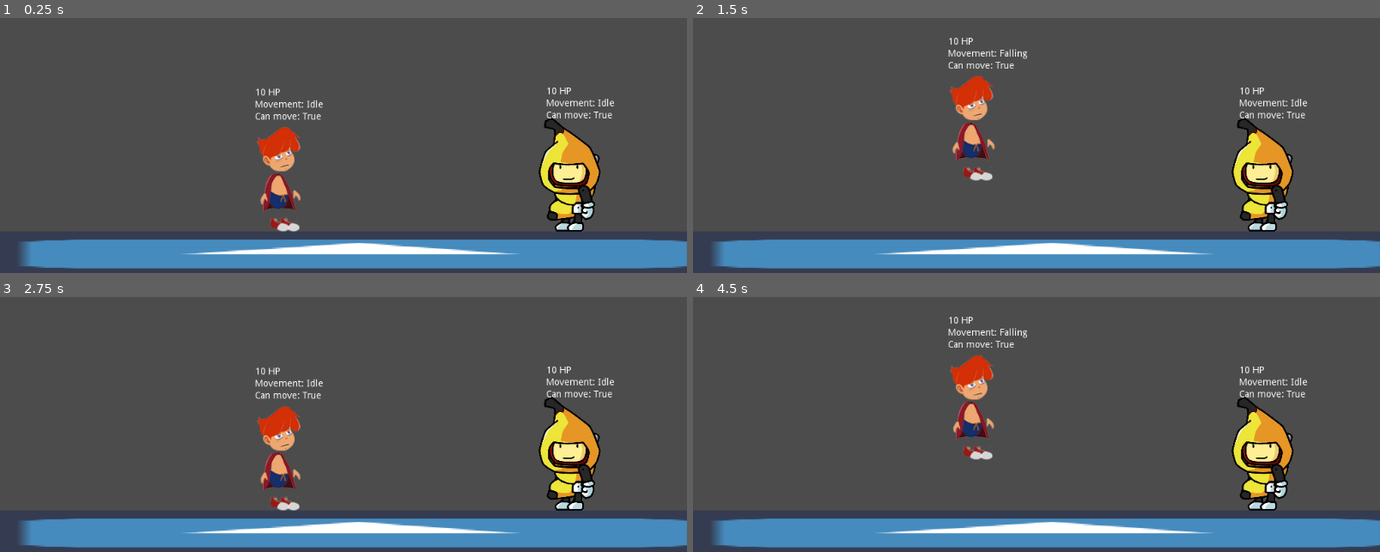
Above: before the commit, frames 1-4 (two rows, left to right).
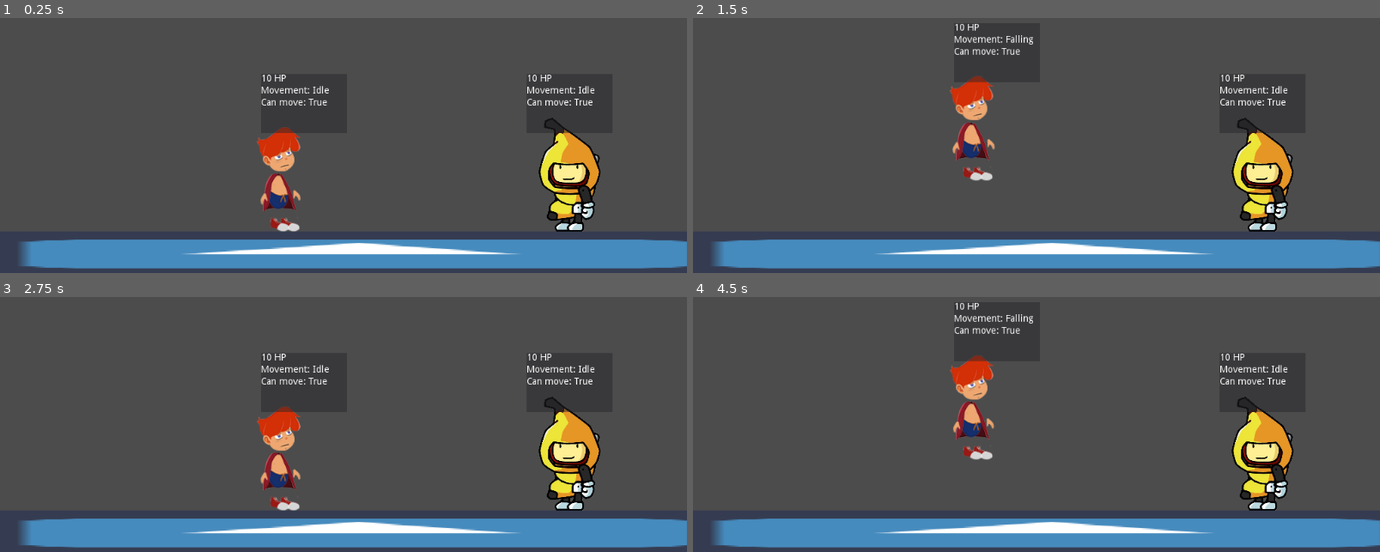
Above: after the commit, the same moments.

Repository: stranker/WizardAndCookies_Godot
Game: Godot game, scene res://Scenes/TestMap.tscn
Two runs of this game, one before a commit and one after it. Both use one fixed random seed, a clock stepped at 60 frames per second and the inputs below. This scene is started directly instead of the project's main scene. The engine's default icon, where the game draws it, is replaced by a stand-in: a white triangle on a blue panel in a dark square.
Inputs:
- Up to frame 1 (0.25 s): no input
- Up to frame 2 (1.5 s): tap Enter at 0.5 s; tap Space at 1.25 s
- Up to frame 3 (2.75 s): no input
- Up to frame 4 (4.5 s): tap Enter at 2.75 s; tap Space at 4.25 s

The runs differ from the first frame. In frame 1, 1.1% of the frame differs, in the area x 37-90%, y 22-46%; in frame 2, 1.2%, in the area x 37-90%, y 2-46%; in frame 3, 1.1%; in frame 4, 1.2%.

Commit message:
Add fire effect visual on player

Diff:
--- /dev/null
+++ b/Objects/Spells/Effects/FireEffect/FireEffect.tres
@@ -0,0 +1,11 @@
+[gd_resource type="Resource" load_steps=2 format=2]
+
+[ext_resource path="res://Objects/Spells/EffectData.gd" type="Script" id=1]
+
+[resource]
+script = ExtResource( 1 )
+e_name = "Fire Effect"
+e_damage = 3.0
+e_time = 0.5
+e_repeat_count = 0
+e_type = 0
--- /dev/null
+++ b/Objects/Spells/Effects/FireEffect/FireEffectWizard.tscn
@@ -0,0 +1,119 @@
+[gd_scene load_steps=15 format=2]
+
+[ext_resource path="res://Objects/Spells/Effects/FireEffect/FireEffect.png" type="Texture" id=1]
+[ext_resource path="res://Objects/Particles/FadedCircle.png" type="Texture" id=2]
+[ext_resource path="res://Objects/Particles/FadedCircleOutlined.png" type="Texture" id=3]
+
+[sub_resource type="Gradient" id=1]
+offsets = PoolRealArray( 0, 0.0993789, 0.322981, 0.776398, 1 )
+colors = PoolColorArray( 1, 1, 1, 0, 1, 1, 1, 1, 1, 0.684448, 0.140625, 1, 0.960938, 0.29302, 0.138885, 1, 0.203922, 0.0666667, 0.0352941, 0 )
+
+[sub_resource type="GradientTexture" id=2]
+gradient = SubResource( 1 )
+
+[sub_resource type="Curve" id=3]
+_data = [ Vector2( 0, 0.427273 ), 0.0, 0.325252, 0, 0, Vector2( 1, 0 ), -0.139394, 0.0, 0, 0 ]
+
+[sub_resource type="CurveTexture" id=4]
+curve = SubResource( 3 )
+
+[sub_resource type="ParticlesMaterial" id=5]
+lifetime_randomness = 1.0
+emission_shape = 1
+emission_sphere_radius = 23.59
+flag_disable_z = true
+direction = Vector3( 0, -1, 0 )
+spread = 180.0
+gravity = Vector3( 0, 0, 0 )
+initial_velocity = 209.8
+initial_velocity_random = 0.52
+orbit_velocity = 1.0
+orbit_velocity_random = 0.0
+linear_accel = 100.0
+scale = 0.01
+scale_random = 0.1
+scale_curve = SubResource( 4 )
+color_ramp = SubResource( 2 )
+
+[sub_resource type="Gradient" id=6]
+offsets = PoolRealArray( 0, 0.0993789, 0.322981, 0.515528, 1 )
+colors = PoolColorArray( 1, 1, 1, 0, 1, 1, 1, 1, 1, 0.684448, 0.140625, 1, 0.960938, 0.29302, 0.138885, 1, 0.203922, 0.0666667, 0.0352941, 0 )
+
+[sub_resource type="GradientTexture" id=7]
+gradient = SubResource( 6 )
+
+[sub_resource type="CurveTexture" id=11]
+curve = SubResource( 3 )
+
+[sub_resource type="ParticlesMaterial" id=8]
+lifetime_randomness = 0.49
+emission_shape = 1
+emission_sphere_radius = 50.0
+flag_disable_z = true
+direction = Vector3( 0, -1, 0 )
+spread = 0.0
+gravity = Vector3( 0, 0, 0 )
+initial_velocity = 116.52
+initial_velocity_random = 1.0
+orbit_velocity = 0.0
+orbit_velocity_random = 0.0
+scale = 0.1
+scale_random = 0.1
+scale_curve = SubResource( 11 )
+color_ramp = SubResource( 7 )
+anim_speed = 128.0
+
+[sub_resource type="Animation" id=9]
+resource_name = "Idle"
+tracks/0/type = "value"
+tracks/0/path = NodePath("Sprite:modulate")
+tracks/0/interp = 1
+tracks/0/loop_wrap = true
+tracks/0/imported = false
+tracks/0/enabled = true
+tracks/0/keys = {
+"times": PoolRealArray( 0, 0.2, 0.4, 0.6, 0.8, 1 ),
+"transitions": PoolRealArray( 1, 1, 1, 1, 1, 1 ),
+"update": 0,
+"values": [ Color( 1, 1, 1, 0.239216 ), Color( 1, 1, 1, 0.662745 ), Color( 1, 1, 1, 0.239216 ), Color( 1, 1, 1, 0.662745 ), Color( 1, 1, 1, 0.239216 ), Color( 1, 1, 1, 0.662745 ) ]
+}
+
+[sub_resource type="Animation" id=10]
+length = 0.001
+tracks/0/type = "value"
+tracks/0/path = NodePath("Sprite:modulate")
+tracks/0/interp = 1
+tracks/0/loop_wrap = true
+tracks/0/imported = false
+tracks/0/enabled = true
+tracks/0/keys = {
+"times": PoolRealArray( 0 ),
+"transitions": PoolRealArray( 1 ),
+"update": 0,
+"values": [ Color( 1, 1, 1, 1 ) ]
+}
+
+[node name="FireEffectWizard" type="Node2D"]
+
+[node name="Sprite" type="Sprite" parent="."]
+scale = Vector2( 0.5, 0.5 )
+texture = ExtResource( 1 )
+
+[node name="FireParticles" type="Particles2D" parent="."]
+visible = false
+amount = 20
+process_material = SubResource( 5 )
+texture = ExtResource( 2 )
+
+[node name="FireParticles2" type="Particles2D" parent="."]
+position = Vector2( -4, 33 )
+amount = 10
+lifetime = 2.0
+speed_scale = 2.0
+randomness = 1.0
+process_material = SubResource( 8 )
+texture = ExtResource( 3 )
+
+[node name="Anim" type="AnimationPlayer" parent="."]
+anims/Idle = SubResource( 9 )
+anims/RESET = SubResource( 10 )
--- a/Objects/Spells/Melee/Hammerfall/HammerFall.tscn
+++ b/Objects/Spells/Melee/Hammerfall/HammerFall.tscn
@@ -5,7 +5,7 @@
 [ext_resource path="res://Objects/Spells/SpellData.gd" type="Script" id=3]
 [ext_resource path="res://Objects/Spells/SpellInfo.tscn" type="PackedScene" id=4]
 [ext_resource path="res://Objects/Spells/Effects/StunEffect.tres" type="Resource" id=5]
-[ext_resource path="res://Objects/Spells/Effects/FireEffect.tres" type="Resource" id=6]
+[ext_resource path="res://Objects/Spells/Effects/FireEffect/FireEffect.tres" type="Resource" id=6]
 
 [sub_resource type="Resource" id=4]
 script = ExtResource( 3 )
--- a/Objects/Test/Misc/PlayerUIDebug.tscn
+++ b/Objects/Test/Misc/PlayerUIDebug.tscn
@@ -13,49 +13,59 @@
 "_edit_use_anchors_": false
 }
 
-[node name="VBC" type="VBoxContainer" parent="CanvasLayer/Anchor"]
-margin_left = -35.0
-margin_top = -21.0
-margin_right = 35.0
-margin_bottom = 19.0
+[node name="Panel" type="Panel" parent="CanvasLayer/Anchor"]
+self_modulate = Color( 1, 1, 1, 0.47451 )
+margin_left = -64.0
+margin_top = -40.0
+margin_right = 64.0
+margin_bottom = 48.0
+grow_horizontal = 2
+grow_vertical = 2
 __meta__ = {
 "_edit_use_anchors_": false
 }
 
-[node name="Health" type="Label" parent="CanvasLayer/Anchor/VBC"]
-margin_right = 70.0
+[node name="VBC" type="VBoxContainer" parent="CanvasLayer/Anchor/Panel"]
+anchor_right = 1.0
+anchor_bottom = 1.0
+__meta__ = {
+"_edit_use_anchors_": false
+}
+
+[node name="Health" type="Label" parent="CanvasLayer/Anchor/Panel/VBC"]
+margin_right = 128.0
 margin_bottom = 14.0
 __meta__ = {
 "_edit_use_anchors_": false
 }
 
-[node name="MovementState" type="Label" parent="CanvasLayer/Anchor/VBC"]
+[node name="MovementState" type="Label" parent="CanvasLayer/Anchor/Panel/VBC"]
 margin_top = 18.0
-margin_right = 70.0
+margin_right = 128.0
 margin_bottom = 32.0
 __meta__ = {
 "_edit_use_anchors_": false
 }
 
-[node name="CanMove" type="Label" parent="CanvasLayer/Anchor/VBC"]
+[node name="CanMove" type="Label" parent="CanvasLayer/Anchor/Panel/VBC"]
 margin_top = 36.0
-margin_right = 70.0
+margin_right = 128.0
 margin_bottom = 50.0
 __meta__ = {
 "_edit_use_anchors_": false
 }
 
-[node name="AttackingState" type="Label" parent="CanvasLayer/Anchor/VBC"]
+[node name="AttackingState" type="Label" parent="CanvasLayer/Anchor/Panel/VBC"]
 margin_top = 54.0
-margin_right = 70.0
+margin_right = 128.0
 margin_bottom = 68.0
 __meta__ = {
 "_edit_use_anchors_": false
 }
 
-[node name="EffectState" type="Label" parent="CanvasLayer/Anchor/VBC"]
+[node name="EffectState" type="Label" parent="CanvasLayer/Anchor/Panel/VBC"]
 margin_top = 72.0
-margin_right = 70.0
+margin_right = 128.0
 margin_bottom = 86.0
 __meta__ = {
 "_edit_use_anchors_": false
--- a/Objects/Wizards/Utility/EffectsController.gd
+++ b/Objects/Wizards/Utility/EffectsController.gd
@@ -4,6 +4,7 @@
 var active_effects : Array = []
 
 onready var wizard : Wizard = get_parent()
+onready var fire_effect : Node2D = $FireEffectWizard
 
 signal on_effects_update(effects)
 
@@ -31,12 +32,23 @@
 	effect.call_deferred("initialize", effect_data, wizard)
 	effect.connect("effect_end", self, "on_effect_end")
 	active_effects.append(effect)
+	set_visual_effect_active(effect_data.e_type)
+	pass
+
+func set_visual_effect_active(effect_type : int):
+	match effect_type:
+		SpellManager.EffectType.FIRE:
+			fire_effect.visible = true
+		SpellManager.EffectType.ICE:
+			pass
+		SpellManager.EffectType.STUN:
+			pass
 	pass
 
 func on_effect_end(effect : Effect):
 	match effect.get_type():
 		SpellManager.EffectType.FIRE:
-			pass
+			fire_effect.visible = false
 		SpellManager.EffectType.ICE:
 			wizard.set_can_move(true)
 		SpellManager.EffectType.STUN:
--- a/Objects/Wizards/Utility/EffectsController.tscn
+++ b/Objects/Wizards/Utility/EffectsController.tscn
@@ -1,6 +1,10 @@
-[gd_scene load_steps=2 format=2]
+[gd_scene load_steps=3 format=2]
 
 [ext_resource path="res://Objects/Wizards/Utility/EffectsController.gd" type="Script" id=1]
+[ext_resource path="res://Objects/Spells/Effects/FireEffect/FireEffectWizard.tscn" type="PackedScene" id=2]
 
 [node name="EffectsController" type="Node2D"]
 script = ExtResource( 1 )
+
+[node name="FireEffectWizard" parent="." instance=ExtResource( 2 )]
+visible = false
--- a/Objects/Wizards/WizardUI.gd
+++ b/Objects/Wizards/WizardUI.gd
@@ -3,11 +3,11 @@
 export var debug_text : bool = true
 
 onready var anchor : Control = $CanvasLayer/Anchor
-onready var health_label : Label = $CanvasLayer/Anchor/VBC/Health
-onready var movement_state : Label = $CanvasLayer/Anchor/VBC/MovementState
-onready var can_move_label : Label = $CanvasLayer/Anchor/VBC/CanMove
-onready var attacking_state : Label = $CanvasLayer/Anchor/VBC/AttackingState
-onready var effect_state : Label = $CanvasLayer/Anchor/VBC/EffectState
+onready var health_label : Label = $CanvasLayer/Anchor/Panel/VBC/Health
+onready var movement_state : Label = $CanvasLayer/Anchor/Panel/VBC/MovementState
+onready var can_move_label : Label = $CanvasLayer/Anchor/Panel/VBC/CanMove
+onready var attacking_state : Label = $CanvasLayer/Anchor/Panel/VBC/AttackingState
+onready var effect_state : Label = $CanvasLayer/Anchor/Panel/VBC/EffectState
 onready var window_size : Vector2 = get_tree().root.get_viewport().get_visible_rect().size
 onready var anchor_position : Vector2 = Vector2.ZERO
 
--- a/Objects/Wizards/Zak/Zak.tscn
+++ b/Objects/Wizards/Zak/Zak.tscn
@@ -76,7 +76,7 @@
 texture = ExtResource( 6 )
 
 [node name="PlayerUIDebug" parent="." instance=ExtResource( 3 )]
-position = Vector2( 0, -134 )
+position = Vector2( 38, -136 )
 
 [node name="SpellCast" parent="." instance=ExtResource( 4 )]
 cast_position_path = NodePath("../CastPosition")
@@ -84,6 +84,7 @@
 cast_direction_path = NodePath("../CastDirection")
 
 [node name="EffectsController" parent="." instance=ExtResource( 7 )]
+position = Vector2( 4, -17 )
 
 [node name="SpellTimer" type="Timer" parent="."]
 wait_time = 0.5
Binary file changed: Objects/Particles/FadedCircle.png
Binary file added: Objects/Particles/FadedCircleOutlined.png
Not shown, added: Objects/Particles/FadedCircleOutlined.png.import
Binary file added: Objects/Spells/Effects/FireEffect/FireEffect.png
Not shown, added: Objects/Spells/Effects/FireEffect/FireEffect.png.import
